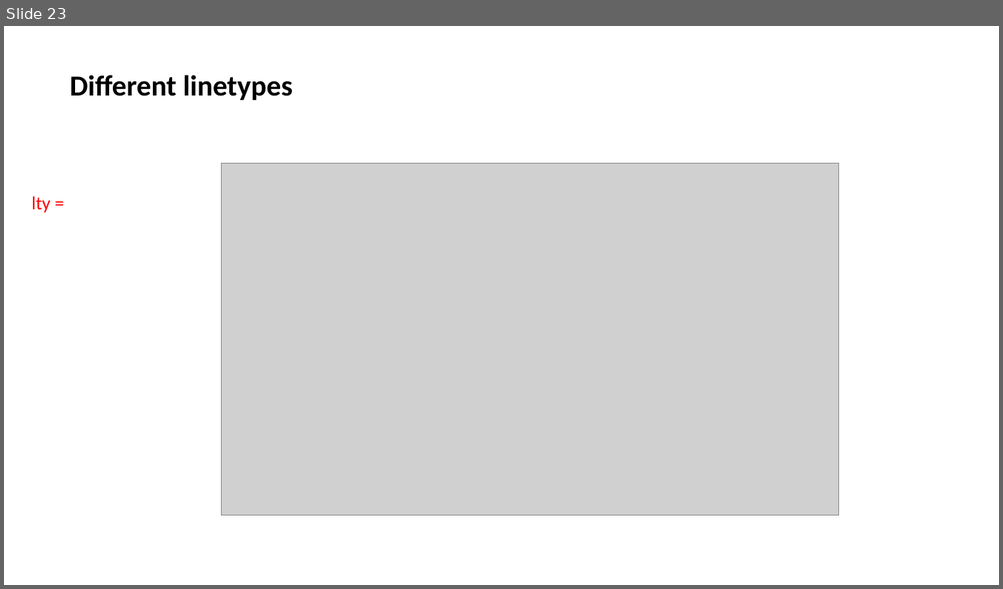
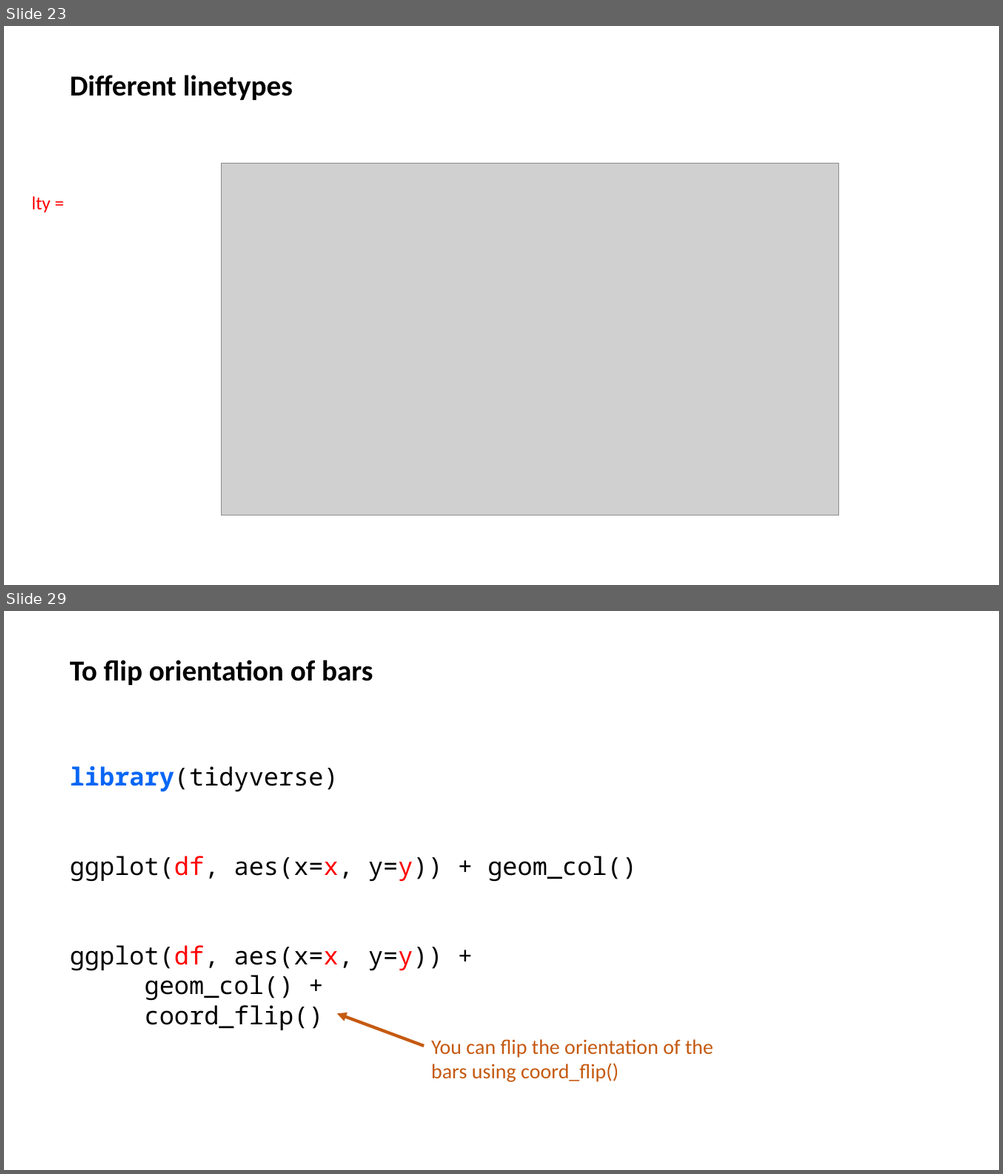
Before and after one commit to jalapic/PSY317L, a slide deck: slides/intro_ggplot2.pptx. Shown one above the other, each under a label of ours: slide 23 before the commit, slides 23 and 29 after it; the slides between them are not shown. The pictures are 1003x589 and 1003x1174 pixels, drawn with LibreOffice and Linux fonts; fonts in the diff are those of the drawing; grey boxes stand for pictures. Boxes give left, top, right and bottom in pixels: in the first picture for what was removed or moved away, otherwise in the second. Text is boxed around its words. In the diff, an @@ line names an element or a change of style, - is before the commit and + after.

```diff
--- a/slides/intro_ggplot2.pptx
+++ b/slides/intro_ggplot2.pptx
@@ slide 29 added at bbox=[4, 611, 999, 1170], background #FFFFFF @@
@@ text added at bbox=[70, 660, 373, 685], 28 pt, text #000000, bold @@
+To flip orientation of bars
@@ text added at bbox=[70, 766, 637, 1031], 24 pt, text #000000 @@
+library(tidyverse)
+ggplot(df, aes(x=x, y=y)) + geom_col()
+ggplot(df, aes(x=x, y=y)) +
+geom_col() +
+coord_flip()
@@ arrow added from (424, 1046) to (337, 1014), #C55A11 3 pt @@
@@ text added at bbox=[431, 1039, 713, 1082], 20 pt, text #C55A11 @@
+You can flip the orientation of the bars using coord_flip()
```
Also in this commit, not shown: 1 slide changed, 10 other slides added, 6 other files.
